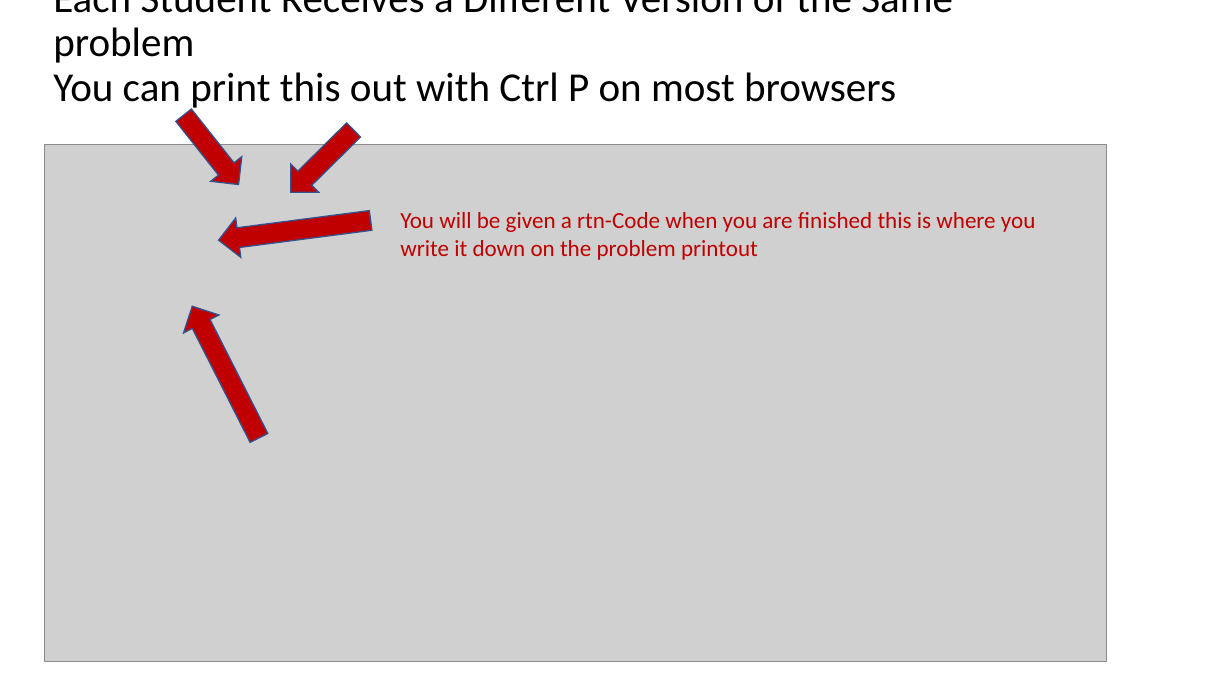
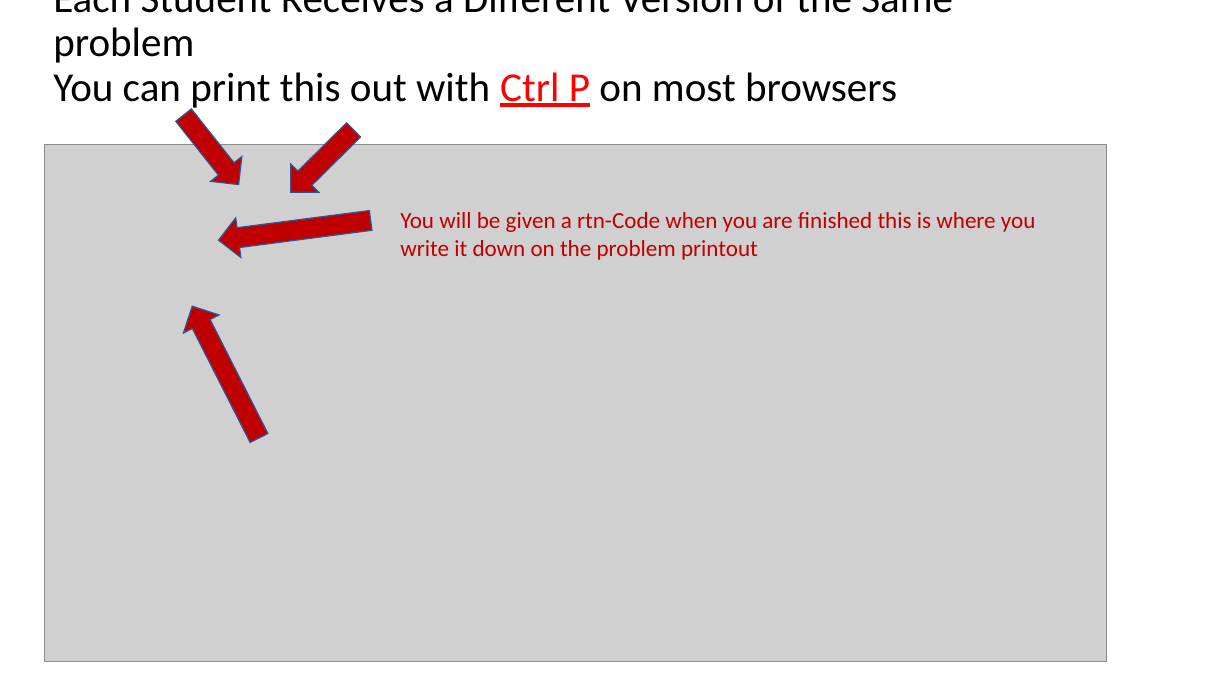
Before and after one commit to gwagnerj/QRP, a slide deck: slide 3 of Documentation/Using the QRhomework system for students v2.pptx. Drawn at 1232x693 pixels with LibreOffice and Linux fonts; fonts in the diff are those of the drawing; grey boxes stand for pictures. Boxes give left, top, right and bottom in pixels: in the first picture for what was removed or moved away, otherwise in the second. Text is boxed around its words. In the diff, an @@ line names an element or a change of style, - is before the commit and + after.

```diff
--- a/Documentation/Using the QRhomework system for students v2.pptx
+++ b/Documentation/Using the QRhomework system for students v2.pptx
@@ title "Each Student Receives a Different ..." at box(53, 0, 953, 111): text colour #000000 to #FF0000, underline on in "Ctrl P" @@
```
Also in this commit, not shown: 4 other slides changed, 2 other files.
